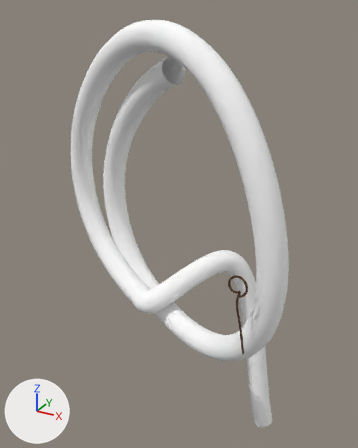
A saved change to the glTF model public/assets/sunscar-dunes/baked/lash.glb.
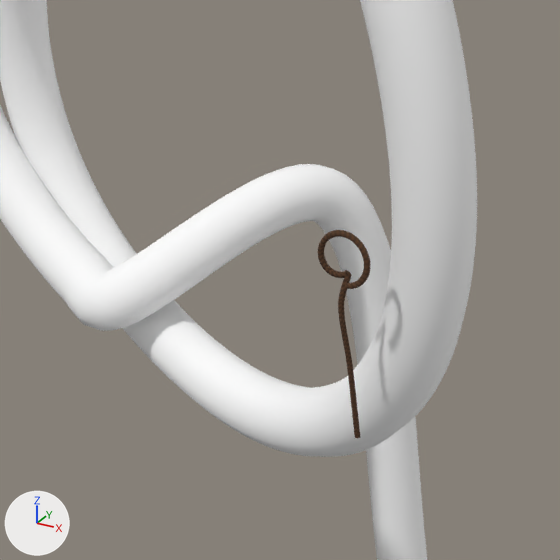
Old and new are each drawn whole from a 50 mm lens placed at (0.713, -1.868, 1.237), pointed at (-0.693, 0.688, -0.041) and again close up on the part from 30% to 89% of the width and 42% to 89% of the height. Arrows for +X, +Y and +Z are at lower left; the lights stay in place. The first two pictures are the older version. The close-ups show mesh edges as thin lines. Where no turn or scale is listed for an object, it has been applied to the vertices.

The scene before the commit, as lines of its bpy script (objects in view):
```python
me_sunscar_lash = bpy.data.meshes.new('sunscar.lash')
me_sunscar_lash.from_pydata(...)  # 846 vertices, 1680 faces; spans x -0.07..0.036, y 0.015..0.065, z -0.361..0.09
me_sunscar_lash.materials.append(mat_material)
me_sunscar_lash_001 = bpy.data.meshes.new('sunscar.lash.001')
me_sunscar_lash_001.from_pydata(...)  # 4332 vertices, 8640 faces; spans x -1.57..0.19, y 0.06..1.18, z -1.82..1.18
me_sunscar_lash_001.materials.append(mat_material_001)  # white #ffffff
ob_sunscar_lash_001 = bpy.data.objects.new('sunscar.lash.001', me_sunscar_lash)
ob_sunscar_lash_001.location = (0.0, 0.0, 0.0)
ob_sunscar_lash_003 = bpy.data.objects.new('sunscar.lash.003', me_sunscar_lash_001)
ob_sunscar_lash_003.location = (0.0, 0.0, 0.0)
```
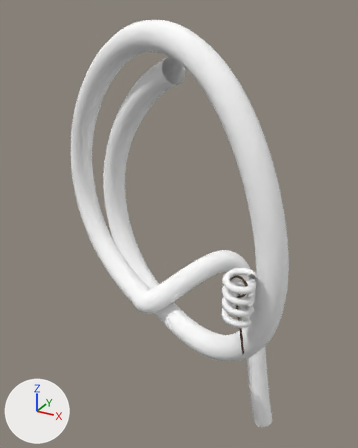
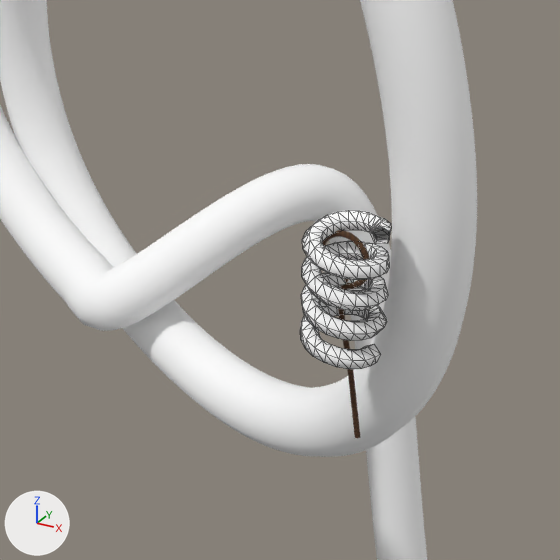
The change in detail:
Material 'Material.003' (mat_material_003) is new.
Its base color is (1.0, 1.0, 1.0) (white #ffffff).
Its roughness is 1.0.
Mesh me_sunscar_lash_003 is new.
It has 405 vertices, 800 faces and spans x -0.078..0.078, y -0.078..0.077, z -0.134..0.137.
It uses material mat_material_003 (white #ffffff).
Object 'sunscar.lash.007' (ob_sunscar_lash_007) is new; it shows me_sunscar_lash_003.
Its location is (0.0, 0.0, 0.0).

What differs and where, as boxes [x1, y1, x2, y2] in the close-ups (560 x 560 px):
'sunscar.lash.007', added
    after: [300, 210, 391, 369]
